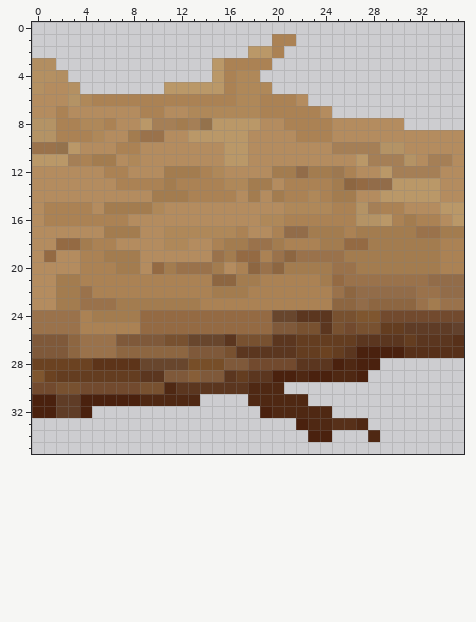
Pixel-art sprite -- Assets/Assets/Roots/Forward-Big-Root.png. This is how it looked before the edit.
The file is 36x36 pixels. Colours within 5 levels of each other are drawn and written as one.
Once edited:
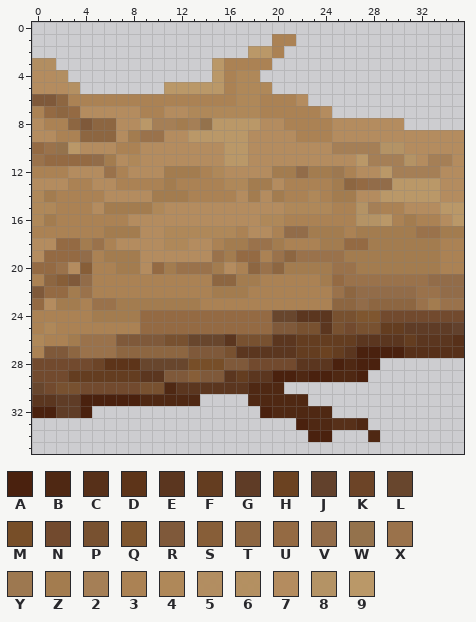
Palette (. is transparent): A #4a210e  B #4f2813  C #573019  D #5d3419  E #5b361f  F #643d20  G #5f3c26  H #6b4221  J #62412c  K #6c4427  L #68462d  M #774e28  N #724a2e  P #785130  Q #7f562f  R #7f593a  S #875e38  T #8d6641  U #946a43  V #926c49  W #94724c  X #9a724b  Y #9d7850  Z #a37c4f  2 #a57f56  3 #ab8254  4 #af8859  5 #b18b5cf3  6 #b38f5ff9  7 #b48c5f  8 #b49365  9 #ba9868
The edit:
Colour 4 gives way to colour 3 in row 6 at x 4.
Colour 7 gives way to colour 3 in row 7 at x 0; in row 12 at x 0 to 2; in row 13 at x 3 to 4; in row 14 at x 2 to 5; in row 17 at x 0 to 5; in row 21 at x 0.
Colour 8 gives way to colour 3 in row 6 at x 3; in row 8 at x 1.
Colour R gives way to colour 3 in row 26 at x 1 to 2; in row 27 at x 0.
Colour X gives way to colour 3 in row 23 at x 4; in row 24 at x 0 to 3; in row 25 at x 0 and 2 to 3.
Colour 3 gives way to colour 4 in row 15 at x 1.
Colour 7 gives way to colour 4 in rows 14 to 16 at x 0.
Colour R gives way to colour 4 in row 26 at x 0.
Colour X gives way to colour 4 in row 25 at x 1.
Colour 6 gives way to colour 7 in row 4 at x 0 to 1; in row 5 at x 0.
Colour 8 gives way to colour 7 in row 8 at x 0; in row 9 at x 0 to 1.
Colour A gives way to colour E in row 31 at x 0 to 1.
Colour D gives way to colour K in row 28 at x 5.
Colour N gives way to colour L in row 30 at x 0.
Colour F gives way to colour N in row 29 at x 2.
Colour H gives way to colour N in row 28 at x 0 to 4; in row 29 at x 1.
Colour Q gives way to colour N in row 29 at x 0.
Colour 4 gives way to colour R in row 8 at x 4.
Colour 7 gives way to colour R in row 6 at x 0 to 1; in row 22 at x 0.
Colour Z gives way to colour R in row 21 at x 3.
Colour 3 gives way to colour S in row 20 at x 4.
Colour Z gives way to colour S in row 21 at x 2.
Colour 3 gives way to colour T in row 7 at x 2; in row 8 at x 3 and 6; in row 9 at x 4.
Colour 4 gives way to colour T in rows 8 to 9 at x 5.
Colour 7 gives way to colour T in row 6 at x 2; in row 9 at x 6; in row 21 at x 1.
Colour 2 gives way to colour U in row 11 at x 3.
Colour 3 gives way to colour U in row 11 at x 4.
Colour 7 gives way to colour U in row 7 at x 1 and 3; in row 19 at x 2 to 3; in row 20 at x 0 to 1; in row 22 at x 1; in row 23 at x 0.
Colour 9 gives way to colour U in row 11 at x 1 to 2.
Colour X gives way to colour U in row 10 at x 0.
Colour Z gives way to colour U in row 22 at x 2.
Colour 3 gives way to colour V in row 19 at x 4; in row 21 at x 4.
Colour Z gives way to colour V in row 11 at x 5.
Colour 3 gives way to colour X in row 12 at x 6; in row 18 at x 5.
Colour 7 gives way to colour X in row 20 at x 2.
Colour 9 gives way to colour X in row 11 at x 0.
Colour 3 gives way to colour Z in row 16 at x 1.
Colour 7 gives way to colour Z in row 14 at x 1.
Colour T gives way to colour Z in row 26 at x 3.
Where, in picture pixels (left, top, right, bottom), the same in both pictures:
changed: (32, 70, 116, 406)
